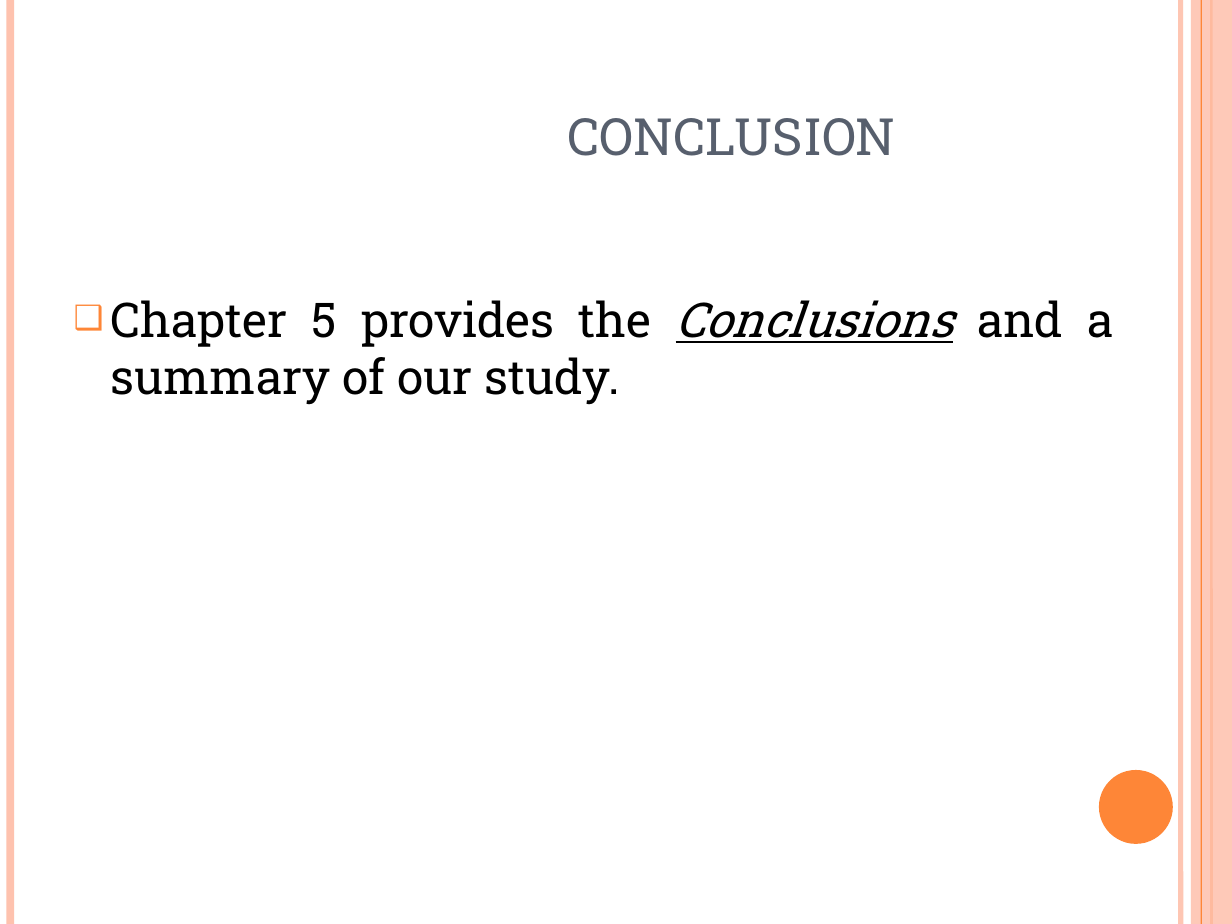
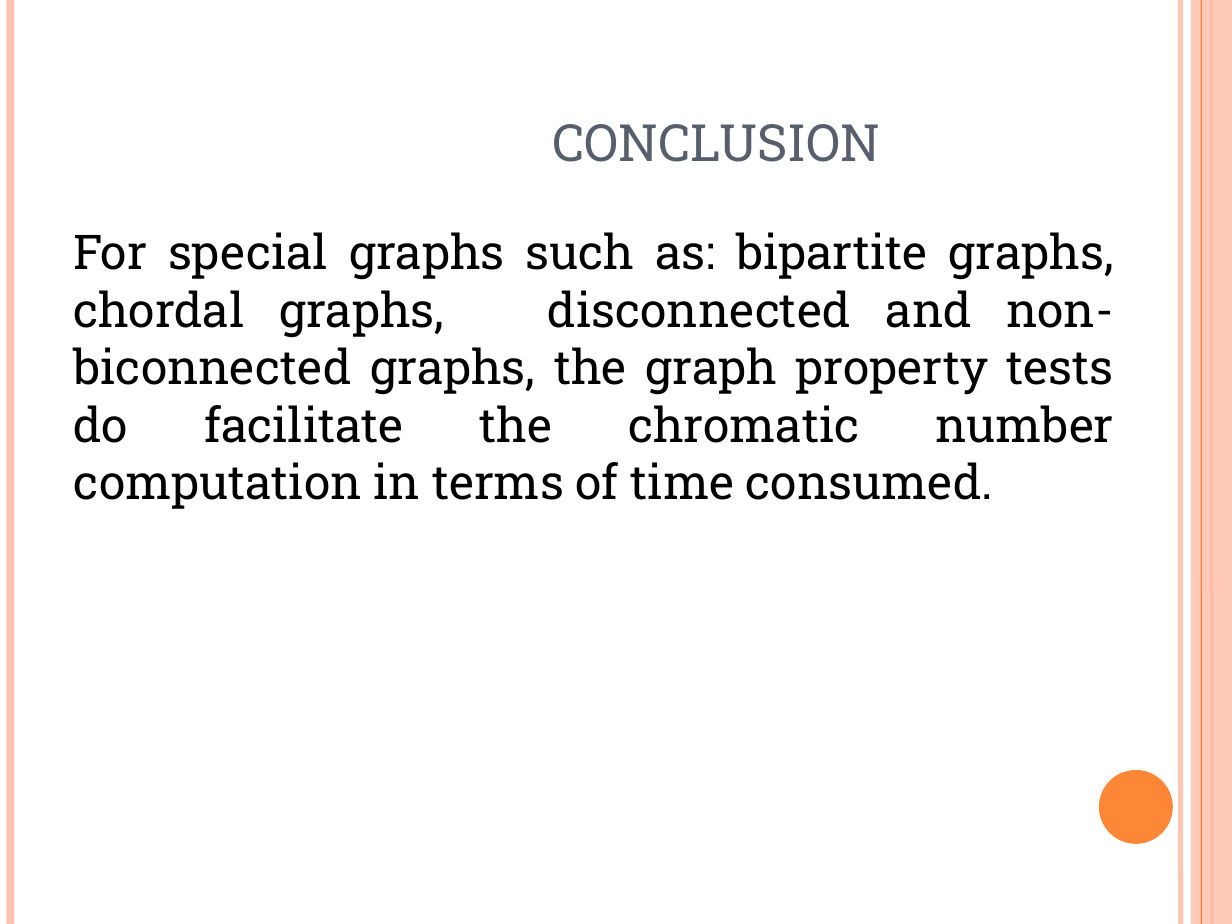
Before and after one commit to manhddftu/Project1.1-Phase3, a slide deck: slide 10 of pres3.pptx. Drawn at 1232x924 pixels with LibreOffice and Linux fonts; fonts in the diff are those of the drawing. Boxes give left, top, right and bottom in pixels: in the first picture for what was removed or moved away, otherwise in the second. Text is boxed around its words. In the diff, an @@ line names an element or a change of style, - is before the commit and + after.

```diff
--- a/pres3.pptx
+++ b/pres3.pptx
@@ title "CONCLUSION": place and size @@
-title "CONCLUSION" at [567,118,895,156]
+title "CONCLUSION" at [552,124,880,162]
@@ text at [74,232,1114,509]: text changed @@
-❑ Chapter 5 provides the Conclusions and a summary of our study.
+For special graphs such as: bipartite graphs, chordal graphs, disconnected and non-biconnected graphs, the graph property tests do facilitate the chromatic number computation in terms of time consumed.
```
Also in this commit, not shown: 3 other slides changed, 1 slide added, 1 slide removed.
